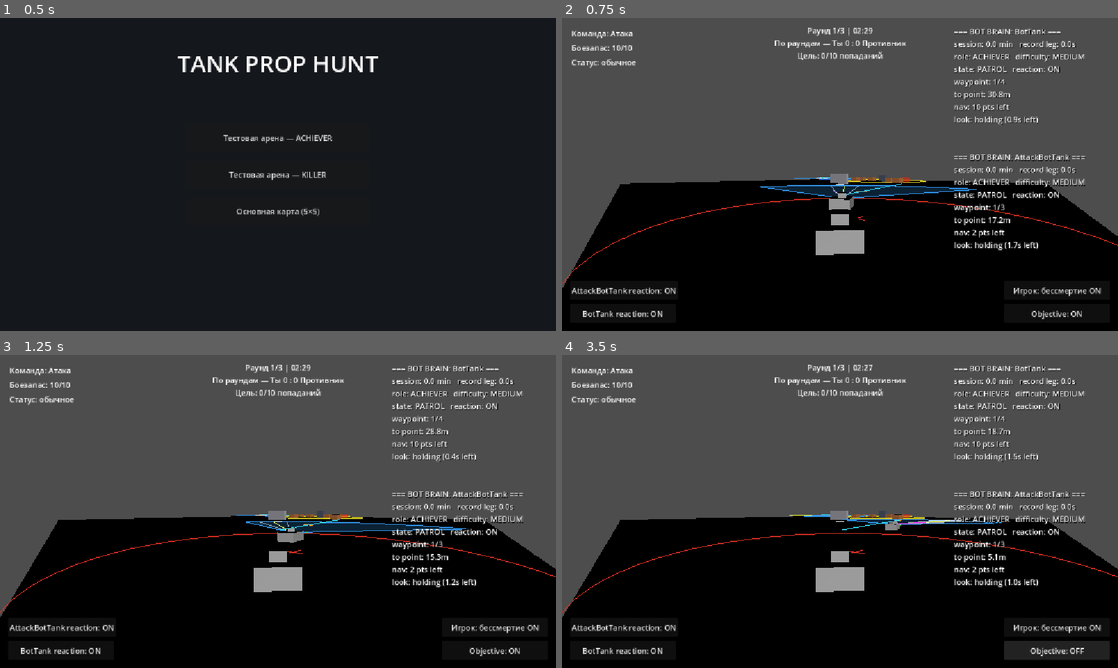
Above: before the commit, frames 1-4 (two rows, left to right).
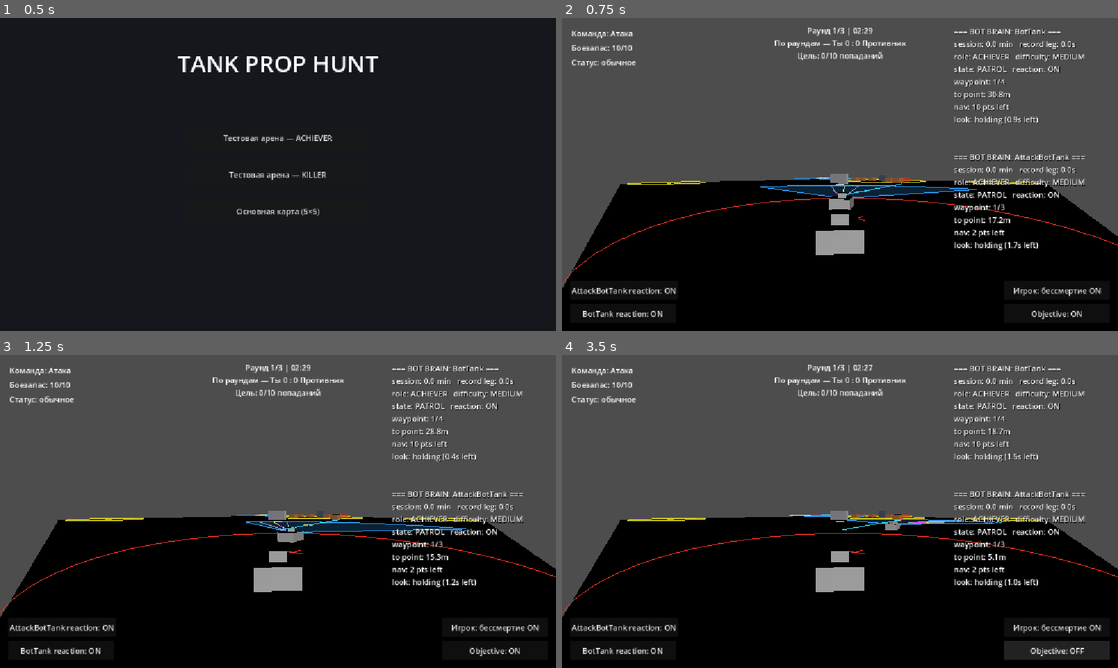
Above: after the commit, the same moments.

Repository: Imadakara/Tanks-Props
Game: Godot game, scene res://scenes/main_menu/MainMenu.tscn
The game is run twice, just before and just after one commit, with the same random seed, the same clock (stepped at 60 frames per second) and the same inputs.
Inputs:
- Up to frame 1 (0.5 s): no input
- Up to frame 2 (0.75 s): click "Тестовая арена — ACHIEVER" at 0.5 s
- Up to frame 3 (1.25 s): no input
- Up to frame 4 (3.5 s): click "Игрок: бессмертие ON" at 1.25 s; click "Игрок: бессмертие OFF" at 2 s; click "Objective: ON" at 2.75 s

Frame 1 is identical in both runs. In frame 2, 0.2% of the frame differs, in the area x 11-86%, y 50-57%; in frame 3, 0.2%; in frame 4, 0.3%, in the area x 11-86%, y 51-55%.

Commit message:
ammo air drops

Diff:
--- a/autoload/game_config.gd
+++ b/autoload/game_config.gd
@@ -14,9 +14,9 @@
 @export var ammo_per_tank: int = 10
 @export var team_size: int = 2  # временно 2 для тестов 2×2 (1 бот игроку в помощь, 2 бота противнику) — вернуть на 5 для полного MVP-состава
 @export var final_stage_duration_sec: float = 30.0
-@export var ammo_crate_count: int = 2  # макс. одновременно НЕподобранных ящиков на поле (пост-ревью: было "сколько заспавнить разом на финалке", теперь — потолок для периодического спавна)
-@export var ammo_crate_spawn_interval_sec: float = 30.0  # раз в столько секунд — новый ящик в случайной точке поля, весь раунд (пост-ревью)
-@export var ammo_per_crate: int = 3
+@export var ammo_crate_count: int = 2  # дефолт потолка одновременно НЕподобранных ящиков НА ОДНУ зону сброса (AmmoDropZone), если её max_pending_crates не задан
+@export var ammo_crate_spawn_interval_sec: float = 30.0  # дефолт интервала сброса зоны (AmmoDropZone.drop_interval_sec), если не переопределён на инстансе
+@export var ammo_per_crate: int = 3  # дефолт содержимого ящика, если зона сброса не задаёт своё ammo_per_crate
 @export var round_timer_sec: float = 150.0  # режим TARGET_OBJECTIVE (Destroy Target) — 2:30 на раунд
 @export var team_arena_round_sec: float = 180.0  # режим TEAM_ARENA — командный бой, 3 мин на раунд
 @export var objective_hits_required: int = 10  # режим "Destroy Target" — попаданий по DestructibleObjective для победы атаки
--- a/autoload/match_state.gd
+++ b/autoload/match_state.gd
@@ -5,9 +5,10 @@
 ##
 ## - player_team меняется на противоположную при нажатии кнопки рестарта в HUD (см. hud.gd) —
 ##   команды меняются сторонами каждый новый раунд.
-## - match_mode выставляется корневым скриптом каждой карты в её _ready() (main.gd —
-##   TARGET_OBJECTIVE; bot_arena.gd — по наличию узла Objective). HUD читает его ЛЕНИВО (в
-##   _process), т.к. дочерние _ready() (в т.ч. HUD) отрабатывают раньше корневого.
+## - match_mode — НАСТРОЙКА СЦЕНЫ: main.gd ставит TARGET_OBJECTIVE; bot_arena.gd читает
+##   @export_enum var match_mode со своего корня (значение в .tscn: BotArena=0, KillerArena=1).
+##   HUD читает его ЛЕНИВО (в _process), т.к. дочерние _ready() (в т.ч. HUD) раньше корневого.
+##   Полное описание режимов — vault/Tank_Prop_Hunt_Game_Modes.md.
 ## - Счёт серии (series_wins_*) НАКАПЛИВАЕТСЯ через reload_current_scene() — сбрасывается только
 ##   из главного меню (main_menu.gd) и по кнопке «Новый матч» после конца серии (hud.gd).
 ##   "Твоя команда" — устойчивая сущность: игрок меняет сторону каждый раунд, но series_wins_you
--- /dev/null
+++ b/scenes/ammo_crate/AmmoDropZone.tscn
@@ -0,0 +1,14 @@
+[gd_scene load_steps=3 format=3]
+
+[ext_resource type="Script" path="res://scenes/main/spawn_zone.gd" id="1_area"]
+[ext_resource type="Script" path="res://scenes/ammo_crate/ammo_drop_zone.gd" id="2_origin"]
+
+[node name="AmmoDropZone" type="Node3D"]
+
+[node name="DropArea" type="Node3D" parent="."]
+script = ExtResource("1_area")
+radius = 7.0
+
+[node name="DropOrigin" type="Marker3D" parent="."]
+transform = Transform3D(1, 0, 0, 0, 1, 0, 0, 0, 1, 0, 14, 0)
+script = ExtResource("2_origin")
--- a/scenes/ammo_crate/ammo_crate.gd
+++ b/scenes/ammo_crate/ammo_crate.gd
@@ -1,16 +1,58 @@
 extends Area3D
 ## AmmoCrate — подбираемый ящик патронов (ТЗ §8.4). Доступен любому танку любой команды;
-## при подборе выдаёт GameConfig.ammo_per_crate патронов и исчезает. Спавнится периодически
-## в случайной точке поля через MatchManager.CrateSpawnTimer (пост-ревью, см. match_manager.gd)
-## — группа "ammo_crates" нужна ему, чтобы посчитать, сколько ящиков сейчас не подобрано.
+## при подборе выдаёт `ammo_amount` патронов (0 → GameConfig.ammo_per_crate) и исчезает.
+## Спавнится зоной сброса `scenes/ammo_crate/ammo_drop_zone.gd` (префаб AmmoDropZone.tscn в
+## углах карт) — та ставит `ammo_amount` и сразу зовёт `fall_to()`.
+##
+## Падение КИНЕМАТИЧЕСКОЕ (прямо вниз с фикс. скоростью), а не через RigidBody/гравитацию —
+## тот же приём, что у Projectile в проекте: детерминированно и легко проверяется живым
+## `run_script`. Свободную точку без наложения на другой ящик выбирает зона ДО спавна, здесь
+## только вертикальный спуск до земли.
+##
+## Группа "ammo_crates" нужна зоне: по ней она считает свои ещё не подобранные ящики и по
+## слою 32 (ammo_crates) делает sphere-проверку «не уронить поверх чужого ящика».
+
+## Полувысота коллизии/меша ящика (BoxShape3D 0.6³) — центр ящика встаёт на эту высоту над
+## точкой земли, иначе половина ящика уходит под пол.
+const _REST_OFFSET: float = 0.3
+
+## 0 → взять GameConfig.ammo_per_crate. Зона сброса передаёт сюда своё `ammo_per_crate`,
+## поэтому содержимое настраивается на каждой зоне отдельно, не только глобально.
+@export var ammo_amount: int = 0
+
+var _falling: bool = false
+var _rest_y: float = 0.0
+var _fall_speed: float = 18.0
 
 func _ready() -> void:
 	add_to_group("ammo_crates")
 	body_entered.connect(_on_body_entered)
+	set_physics_process(false)  # включается только на время падения из fall_to()
+
+## Зовётся зоной сразу после add_child(). `ground_point` — точка на РЕАЛЬНОЙ земле (из
+## SpawnZone.pick_spawn_position(), уже с raycast вниз); `start_y` — мировая высота пустышки
+## DropOrigin, с которой ящик «падает с неба».
+func fall_to(ground_point: Vector3, start_y: float, speed: float) -> void:
+	_rest_y = ground_point.y + _REST_OFFSET
+	_fall_speed = speed
+	global_position = Vector3(ground_point.x, start_y, ground_point.z)
+	_falling = true
+	set_physics_process(true)
+
+func _physics_process(delta: float) -> void:
+	if not _falling:
+		return
+	var next_y: float = global_position.y - _fall_speed * delta
+	if next_y <= _rest_y:
+		next_y = _rest_y
+		_falling = false
+		set_physics_process(false)
+	global_position.y = next_y
 
 func _on_body_entered(body: Node) -> void:
 	var ammo: Node = body.get_node_or_null("AmmoComponent")
 	if ammo == null:
 		return
-	ammo.add_ammo(GameConfig.ammo_per_crate)
+	var amount: int = ammo_amount if ammo_amount > 0 else GameConfig.ammo_per_crate
+	ammo.add_ammo(amount)
 	queue_free()
--- /dev/null
+++ b/scenes/ammo_crate/ammo_drop_zone.gd
@@ -0,0 +1,171 @@
+extends Marker3D
+## AmmoDropZone / DropOrigin — «пустышка высоко над центром круга сброса». Единый механизм
+## сброса ящиков боеприпасов на ВСЕХ картах (продакшен Main.tscn + тестовые арены): префаб
+## `scenes/ammo_crate/AmmoDropZone.tscn` ставится в пустые углы карты, роняет ящики патронов
+## в случайную свободную точку своего круга.
+##
+## Заменяет прежний field-wide спавнер в `match_manager.gd` (тот сыпал ящики по всему полю и
+## только на продакшене) — теперь механика самодостаточна и одинакова везде.
+##
+## КАДЕНС — ОДИН НА КАРТУ, НЕ ПО ЗОНЕ. Если зон сброса на карте несколько, они НЕ роняют ящик
+## каждая одновременно раз в интервал (получалось по ящику на каждой зоне разом). Вместо этого
+## одна «зона-лидер» (первая по node-path среди группы `ammo_drop_zones`) держит единственный
+## таймер и раз в `drop_interval_sec` роняет ящик на ОДНОЙ СЛУЧАЙНОЙ зоне карты. Остальные зоны
+## своего таймера не заводят. Интервал берётся у лидера; `ammo_per_crate` / `max_pending_crates`
+## / `min_crate_separation` остаются ПО-ЗОННЫМИ (используются в `_try_drop()` конкретной зоны).
+## Единственная зона на карте — вырожденный случай: она же лидер, случайный выбор всегда падает
+## на неё, поведение как раньше.
+##
+## Дерево префаба:
+##   AmmoDropZone (Node3D)          — origin = центр круга на земле; ставится в угол карты
+##   ├── DropArea (Node3D)          — spawn_zone.gd: жёлтый круг на земле + pick_spawn_position()
+##   │                                 (равномерная по площади точка + raycast на реальную землю)
+##   └── DropOrigin (Marker3D)      — ЭТОТ узел, локальный y ≈ 14 («высоко над центром»)
+##
+## Смысл механики: заставить расходовать боезапас тактичнее, добавить точку интереса на карте.
+
+## Ссылка на сцену ящика через preload, НЕ class_name — headless `run_project` не подхватывает
+## свежедобавленный class_name без пересканирования редактором (грабля проекта, см. CLAUDE.md).
+const AmmoCrateScene := preload("res://scenes/ammo_crate/AmmoCrate.tscn")
+
+## Все `DropOrigin` на карте — в этой группе; по ней лидер собирает список зон карты.
+const _GROUP := "ammo_drop_zones"
+
+## Содержимое одного ящика (ТЗ — 3). Настраивается на каждой зоне отдельно.
+@export var ammo_per_crate: int = 3
+## Раз в столько секунд боя — сброс ОДНОГО ящика на случайной зоне карты. Действует значение
+## зоны-лидера (см. шапку); на остальных зонах игнорируется.
+@export var drop_interval_sec: float = 30.0
+## Потолок одновременно НЕ подобранных ящиков ЭТОЙ зоны. 0 → GameConfig.ammo_crate_count.
+@export var max_pending_crates: int = 0
+## Новый ящик не роняется ближе этого (по XZ) к любому ещё не подобранному ящику ЭТОЙ зоны.
+## Бокс ящика 0.6 — при 1.6 наложение исключено «никоим образом», как требует ТЗ.
+@export var min_crate_separation: float = 1.6
+## Скорость кинематического падения ящика, ед/с.
+@export var fall_speed: float = 18.0
+
+const _PLACEMENT_ATTEMPTS: int = 20
+## environment(1) | tanks(2) | ammo_crates(32) — не ронять в стену/дом/танк/чужой ящик.
+## Та же маска и тот же приём (sphere query), что были в match_manager._find_free_crate_position.
+const _PROBE_MASK: int = 35
+const _PROBE_RADIUS: float = 0.6
+
+var _area: Node3D
+var _timer: Timer  # только у зоны-лидера, у остальных null
+var _pending: Array = []
+var _inited: bool = false
+
+func _ready() -> void:
+	add_to_group(_GROUP)
+	_area = get_parent().get_node("DropArea")
+	# Таймер НЕ заводим здесь: решение «я лидер / не лидер» требует, чтобы все зоны карты уже
+	# были в группе, а это гарантировано только к первому _process (после всех _ready).
+
+## Однократная инициализация лидера. Лениво (в _process): (1) группа `ammo_drop_zones`
+## полностью заполнена только после _ready() всех зон; (2) узел "MatchManager" на аренах
+## заводится из кода уже ПОСЛЕ _ready() этого узла (тот же приём, что в hud.gd).
+func _process(_delta: float) -> void:
+	if _inited:
+		return
+	_inited = true
+	set_process(false)
+	if not _is_leader():
+		return  # не лидер — таймера нет, ждёт вызовов _try_drop() от лидера
+	var mm: Node = get_tree().current_scene.get_node_or_null("MatchManager")
+	if mm != null and mm.has_signal("round_ended"):
+		mm.round_ended.connect(_on_round_ended)
+	_timer = Timer.new()
+	_timer.name = "DropTimer"
+	_timer.one_shot = false
+	_timer.wait_time = drop_interval_sec
+	add_child(_timer)
+	_timer.timeout.connect(_on_drop_tick)
+	_timer.start()
+
+## Лидер — зона с наименьшим node-path среди живых членов группы. Детерминированно, все зоны
+## приходят к одному ответу. Зоны на этих картах статичны и не освобождаются, выбор однократный.
+func _is_leader() -> bool:
+	var zones: Array = _live_zones()
+	zones.sort_custom(func(a, b): return String(a.get_path()) < String(b.get_path()))
+	return not zones.is_empty() and zones[0] == self
+
+func _live_zones() -> Array:
+	var out: Array = []
+	for z in get_tree().get_nodes_in_group(_GROUP):
+		if is_instance_valid(z):
+			out.append(z)
+	return out
+
+func _on_round_ended(_winner: String) -> void:
+	if _timer != null:
+		_timer.stop()  # бой кончился — новых сбросов не нужно
+
+## Тик каденса (только у лидера): роняем ОДИН ящик на случайной зоне карты. Перебираем зоны в
+## случайном порядке, сбрасываем на первой, где получилось (не на потолке, есть свободная
+## точка); если ни на одной — тик впустую, следующая попытка через drop_interval_sec.
+func _on_drop_tick() -> void:
+	var zones: Array = _live_zones()
+	zones.shuffle()
+	for z in zones:
+		if z._try_drop():
+			return
+
+func _cap() -> int:
+	return max_pending_crates if max_pending_crates > 0 else GameConfig.ammo_crate_count
+
+## Попытка сбросить ящик на ЭТОЙ зоне. true — ящик заспавнен; false — зона на потолке или за
+## _PLACEMENT_ATTEMPTS не нашлось свободного места.
+func _try_drop() -> bool:
+	_prune_pending()
+	if _pending.size() >= _cap():
+		return false
+	var target: Variant = _pick_drop_point()
+	if target == null:
+		return false
+	var crate: Node3D = AmmoCrateScene.instantiate()
+	crate.ammo_amount = ammo_per_crate
+	get_tree().current_scene.add_child(crate)
+	crate.fall_to(target, global_position.y, fall_speed)
+	_pending.append(crate)
+	return true
+
+## Случайная точка круга (DropArea.pick_spawn_position — равномерная по площади + raycast на
+## реальную землю + fallback в центр зоны), отклонённая если она:
+##   - ближе min_crate_separation (по XZ) к любому ещё не подобранному ящику зоны; ИЛИ
+##   - перекрывает стену/дом/танк/чужой ящик (sphere query по _PROBE_MASK).
+## Первая годная — возврат Vector3; ни одной за _PLACEMENT_ATTEMPTS — null (тик пропущен).
+func _pick_drop_point() -> Variant:
+	var space: PhysicsDirectSpaceState3D = get_world_3d().direct_space_state
+	var query := PhysicsShapeQueryParameters3D.new()
+	var probe := SphereShape3D.new()
+	probe.radius = _PROBE_RADIUS
+	query.shape = probe
+	query.collision_mask = _PROBE_MASK
+	query.collide_with_areas = false
+	query.collide_with_bodies = true
+	for i in range(_PLACEMENT_ATTEMPTS):
+		var p: Vector3 = _area.pick_spawn_position()
+		if _too_close_to_pending(p):
+			continue
+		query.transform = Transform3D(Basis(), p + Vector3(0.0, 0.8, 0.0))
+		if space.intersect_shape(query, 1).is_empty():
+			return p
+	return null
+
+## Выкинуть из _pending уже подобранные (queue_free'нутые) ящики. Явный цикл, не Array.filter
+## с типизированной лямбдой — та в Godot 4.7 падает с "Cannot convert argument 1 from Object to
+## Object" на массиве Node-ов.
+func _prune_pending() -> void:
+	var alive: Array = []
+	for c in _pending:
+		if is_instance_valid(c):
+			alive.append(c)
+	_pending = alive
+
+func _too_close_to_pending(p: Vector3) -> bool:
+	for c in _pending:
+		if not is_instance_valid(c):
+			continue
+		if Vector2(c.global_position.x - p.x, c.global_position.z - p.z).length() < min_crate_separation:
+			return true
+	return false
--- a/scenes/bot_arena/BotArena.tscn
+++ b/scenes/bot_arena/BotArena.tscn
@@ -8,6 +8,7 @@
 [ext_resource type="PackedScene" path="res://scenes/hud/HUD.tscn" id="4_hud"]
 [ext_resource type="Script" path="res://scenes/hud/hud.gd" id="7_execi"]
 [ext_resource type="Script" path="res://scenes/main/spawn_zone.gd" id="8_execi"]
+[ext_resource type="PackedScene" path="res://scenes/ammo_crate/AmmoDropZone.tscn" id="9_drop"]
 
 [sub_resource type="NavigationMesh" id="NavigationMesh_2uusy"]
 vertices = PackedVector3Array(-10.75, 0.5, -23, -8.25, 0.5, -23.25, -7.75, 0.5, -24.5, -6, 0.5, -34.75, -6, 0.5, -24.75 …(1225 unchanged characters)…
@@ -292,3 +293,9 @@
 transform = Transform3D(1, 0, 0, 0, 1, 0, 0, 0, 1, 0, -1, 0)
 script = ExtResource("8_execi")
 radius = 12.0
+
+[node name="AmmoDropZone" parent="." instance=ExtResource("9_drop")]
+transform = Transform3D(1, 0, 0, 0, 1, 0, 0, 0, 1, 28, 0, -28)
+
+[node name="AmmoDropZone2" parent="." instance=ExtResource("9_drop")]
+transform = Transform3D(1, 0, 0, 0, 1, 0, 0, 0, 1, -28, 0, 28)
--- a/scenes/bot_arena/KillerArena.tscn
+++ b/scenes/bot_arena/KillerArena.tscn
@@ -7,6 +7,7 @@
 [ext_resource type="PackedScene" path="res://scenes/hud/HUD.tscn" id="4_hud"]
 [ext_resource type="Script" path="res://scenes/hud/hud.gd" id="7_execi"]
 [ext_resource type="Script" path="res://scenes/main/spawn_zone.gd" id="8_h4vpl"]
+[ext_resource type="PackedScene" path="res://scenes/ammo_crate/AmmoDropZone.tscn" id="9_drop"]
 
 [sub_resource type="NavigationMesh" id="NavigationMesh_2uusy"]
 vertices = PackedVector3Array(-10.75, 0.5, -23, -8.25, 0.5, -23.25, -7.75, 0.5, -24.5, -6, 0.5, -34.75, -6, 0.5, -24.75 …(2269 unchanged characters)…
@@ -377,3 +378,9 @@
 
 [node name="DefenseWaypoint3" type="Node3D" parent="." unique_id=485153190]
 transform = Transform3D(1, 0, 0, 0, 1, 0, 0, 0, 1, -7, 0, -22)
+
+[node name="AmmoDropZone" parent="." instance=ExtResource("9_drop")]
+transform = Transform3D(1, 0, 0, 0, 1, 0, 0, 0, 1, 28, 0, -28)
+
+[node name="AmmoDropZone2" parent="." instance=ExtResource("9_drop")]
+transform = Transform3D(1, 0, 0, 0, 1, 0, 0, 0, 1, -28, 0, 28)
--- a/scenes/bot_arena/arena_match.gd
+++ b/scenes/bot_arena/arena_match.gd
@@ -1,6 +1,6 @@
 extends Node
 ## ArenaMatch — постраундовый цикл для тестовых арен (BotArena / KillerArena). У арен нет
-## продакшен-MatchManager (тот завязан на Map/ammo-crate/финальную стадию), поэтому
+## продакшен-MatchManager (тот завязан на Map/objective/финальную стадию), поэтому
 ## bot_arena.gd._setup_match_context() заводит ЭТОТ узел из кода под именем "MatchManager".
 ## HUD находит его и его дочерний RoundTimer теми же get_node_or_null("MatchManager") /
 ## ("MatchManager/RoundTimer"), что и на продакшене — hud.gd под арену не меняется.
--- a/scenes/main/Main.tscn
+++ b/scenes/main/Main.tscn
@@ -27,7 +27,5 @@
 
 [node name="FinalStageTimer" type="Timer" parent="MatchManager"]
 
-[node name="CrateSpawnTimer" type="Timer" parent="MatchManager"]
-
 [node name="ScoreManager" type="Node" parent="."]
 script = ExtResource("5")
--- a/scenes/main/match_manager.gd
+++ b/scenes/main/match_manager.gd
@@ -1,34 +1,19 @@
 extends Node
 ## MatchManager — таймер раунда, objective и финальная стадия (ТЗ §8.1-§8.4).
-## Режим objective — "Destroy Target" (см. документацию «Игровые режимы» в vault):
+## Режим objective — "Destroy Target" (см. vault/Tank_Prop_Hunt_Game_Modes.md, §3):
 ## атака уничтожает DestructibleObjective в центре карты за GameConfig.objective_hits_required
 ## попаданий (только атака — HealthComponent.attackers_only=true, см. health_component.gd);
 ## оборона побеждает по истечении таймера раунда, если объект уцелел.
-## Ammo crate (пост-ревью) — CrateSpawnTimer каждые ammo_crate_spawn_interval_sec спавнит
-## ящик в случайной свободной точке поля (не в фикс. точках, как раньше), пока на поле не
-## накопится ammo_crate_count непобранных штук; работает весь раунд, включая финальную стадию.
+## Ящики боеприпасов больше НЕ здесь — вынесены в самодостаточный префаб AmmoDropZone.tscn
+## (см. scenes/ammo_crate/ammo_drop_zone.gd, vault/Tank_Prop_Hunt_Ammo_Drops.md), одинаковый
+## на всех картах.
 
 signal round_ended(winner: String)  # "attack" | "defense"
 signal final_stage_started()
 
 @onready var _round_timer: Timer = $RoundTimer
 @onready var _final_stage_timer: Timer = $FinalStageTimer
-@onready var _crate_spawn_timer: Timer = $CrateSpawnTimer
 @onready var _objective_health: Node = get_tree().current_scene.get_node_or_null("Map/DestructibleObjective/HealthComponent")
-
-const AmmoCrateScene := preload("res://scenes/ammo_crate/AmmoCrate.tscn")
-
-## Ящик спавнится в случайной точке поля (не в фикс. точках — пост-ревью, было 4 фикс.
-## точки на финальной стадии). Половина стороны игрового поля (Ground 60×60 с центром в
-## начале координат, см. Map.tscn) минус запас от края/стен по периметру у спавнов команд.
-const _field_half_extent: float = 25.0
-# radius > полудиагонали ящика (0.6³ → ~0.52), но y-radius < _crate_spawn_y, иначе сфера-проба
-# ниже y=0 задевает Ground (потолок его коллайдера ровно в y=0) и ложно блокирует ВСЮ карту —
-# ровно так и вскрылось на первом прогоне (0 успешных размещений из 20 попыток подряд).
-const _crate_clearance_radius: float = 0.6
-const _crate_spawn_y: float = 0.8
-const _max_placement_attempts: int = 20
-const _crate_probe_mask: int = 35  # environment(1) | tanks(2) | ammo_crates(32) — не мимо стен/танков/других ящиков
 
 var _round_over: bool = false
 var _final_stage_active: bool = false
@@ -52,11 +37,6 @@
 		_objective_health.attackers_only = true  # оборона не должна вредить цели
 		_objective_health.destroyed.connect(_on_objective_destroyed)
 
-	_crate_spawn_timer.one_shot = false
-	_crate_spawn_timer.wait_time = GameConfig.ammo_crate_spawn_interval_sec
-	_crate_spawn_timer.timeout.connect(_on_crate_spawn_timeout)
-	_crate_spawn_timer.start()
-
 	var tanks := get_tree().get_nodes_in_group("tanks")
 	_total_tanks = tanks.size()
 	for tank in tanks:
@@ -77,47 +57,6 @@
 	_round_timer.stop()  # финальная стадия наступает независимо от таймера раунда (ТЗ §8.4)
 	final_stage_started.emit()
 	_final_stage_timer.start()
-	# CrateSpawnTimer НЕ трогаем — ящики продолжают появляться каждые ammo_crate_spawn_interval_sec
-	# и во время финальной стадии, тем же периодическим механизмом (см. begin_match()).
-
-func _on_crate_spawn_timeout() -> void:
-	if _round_over:
-		return
-	if get_tree().get_nodes_in_group("ammo_crates").size() >= GameConfig.ammo_crate_count:
-		return  # на поле уже максимум одновременно не подобранных ящиков — пропускаем тик
-	var map: Node = get_tree().current_scene.get_node_or_null("Map")
-	if map == null:
-		return
-	var pos = _find_free_crate_position(map)
-	if pos == null:
-		return  # за _max_placement_attempts не нашли свободное место — попробуем на следующем тике
-	var crate: Node3D = AmmoCrateScene.instantiate()
-	map.add_child(crate)
-	crate.global_position = pos
-
-## Случайная точка в пределах поля, где ящик не окажется внутри стены/дома/танка/другого
-## ящика (иначе танк физически не сможет его подобрать) — проверяется сферическим
-## physics-запросом radius=_crate_clearance_radius по слоям environment/tanks/ammo_crates.
-func _find_free_crate_position(map: Node3D) -> Variant:
-	var space := map.get_world_3d().direct_space_state
-	var query := PhysicsShapeQueryParameters3D.new()
-	var probe := SphereShape3D.new()
-	probe.radius = _crate_clearance_radius
-	query.shape = probe
-	query.collision_mask = _crate_probe_mask
-	query.collide_with_areas = false
-	query.collide_with_bodies = true
-	for i in range(_max_placement_attempts):
-		var candidate := Vector3(
-			randf_range(-_field_half_extent, _field_half_extent),
-			_crate_spawn_y,
-			randf_range(-_field_half_extent, _field_half_extent)
-		)
-		query.transform = Transform3D(Basis(), candidate)
-		var overlaps: Array = space.intersect_shape(query, 1)
-		if overlaps.is_empty():
-			return candidate
-	return null
 
 func _on_objective_destroyed(_killer: Node) -> void:
 	_end_round("attack")
@@ -147,6 +86,5 @@
 	_round_over = true
 	_round_timer.stop()
 	_final_stage_timer.stop()
-	_crate_spawn_timer.stop()
 	MatchState.record_round_result(winner)  # засчитываем раунд в серию ДО того, как HUD её прочитает
 	round_ended.emit(winner)
--- a/scenes/main/spawn_zone.gd
+++ b/scenes/main/spawn_zone.gd
@@ -18,6 +18,11 @@
 ## её жёлтой (ветка else), что и требовалось. pick_spawn_position() у этого узла не используется —
 ## ALERT-логика берёт точки сама (_pick_new_alert_target(), круговая выборка), но радиус/окружность
 ## общие, дублировать эту механику под другим именем скрипта не было смысла.
+##
+## [ПЕРЕИСПОЛЬЗУЕТСЯ] Ещё один потребитель — узел "DropArea" в префабе AmmoDropZone.tscn (зона
+## сброса ящиков боеприпасов, см. scenes/ammo_crate/ammo_drop_zone.gd): круг тем же
+## _draw_debug_circle() (жёлтый — имя не Attack/Defense) + pick_spawn_position() как источник
+## случайной точки на реальной земле для падающего ящика.
 ## [ИЗМЕНЕНО, по прямому запросу — "окружность должна быть частью префаба с target-objective"]
 ## ObjectiveAlertZone теперь ДОЧЕРНИЙ узел самого объекта-цели (Map/DestructibleObjective на
 ## продакшене, NavigationRegion3D/Objective на BotArena) с локальным y=-1, чтобы круг лёг на землю.
--- a/scenes/map/Map.tscn
+++ b/scenes/map/Map.tscn
@@ -4,6 +4,7 @@
 [ext_resource type="Script" path="res://scenes/map/disguise_slot.gd" id="2_nuen2"]
 [ext_resource type="Script" path="res://scenes/tank/health_component.gd" id="3_nuen2"]
 [ext_resource type="Script" path="res://scenes/main/spawn_zone.gd" id="4_hgphw"]
+[ext_resource type="PackedScene" path="res://scenes/ammo_crate/AmmoDropZone.tscn" id="5_drop"]
 
 [sub_resource type="BoxShape3D" id="BoxShape3D_nuen2"]
 size = Vector3(60, 0.5, 60)
@@ -498,3 +499,9 @@
 transform = Transform3D(1, 0, 0, 0, 1, 0, 0, 0, 1, 0, -1, 0)
 script = ExtResource("4_hgphw")
 radius = 10.5
+
+[node name="AmmoDropZone" parent="." instance=ExtResource("5_drop")]
+transform = Transform3D(1, 0, 0, 0, 1, 0, 0, 0, 1, 24, 0, -24)
+
+[node name="AmmoDropZone2" parent="." instance=ExtResource("5_drop")]
+transform = Transform3D(1, 0, 0, 0, 1, 0, 0, 0, 1, -24, 0, 24)
--- a/scenes/tank/ammo_component.gd
+++ b/scenes/tank/ammo_component.gd
@@ -1,6 +1,7 @@
 extends Node
-## AmmoComponent — боезапас танка: расход при выстреле, пополнение от ammo crate
-## на финальной стадии (ТЗ §7, §8.4). Максимум берётся из GameConfig.ammo_per_tank.
+## AmmoComponent — боезапас танка: расход при выстреле, пополнение от подобранного ящика
+## боеприпасов (зона сброса AmmoDropZone, см. scenes/ammo_crate/ammo_drop_zone.gd; ТЗ §7, §8.4).
+## Максимум берётся из GameConfig.ammo_per_tank.
 
 signal ammo_changed(current: int, max: int)
 signal ammo_depleted()
Not shown, changed: CLAUDE.md
